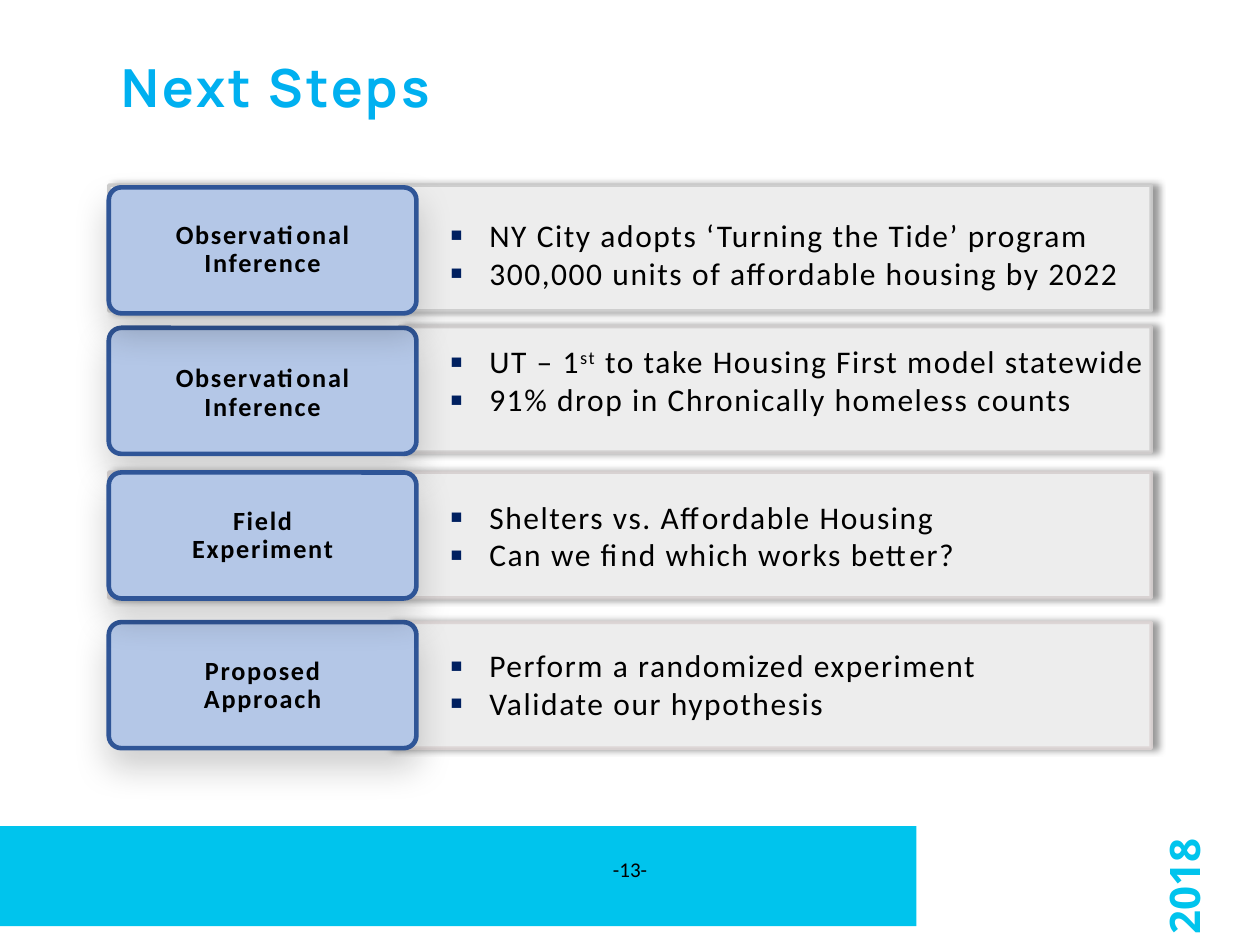
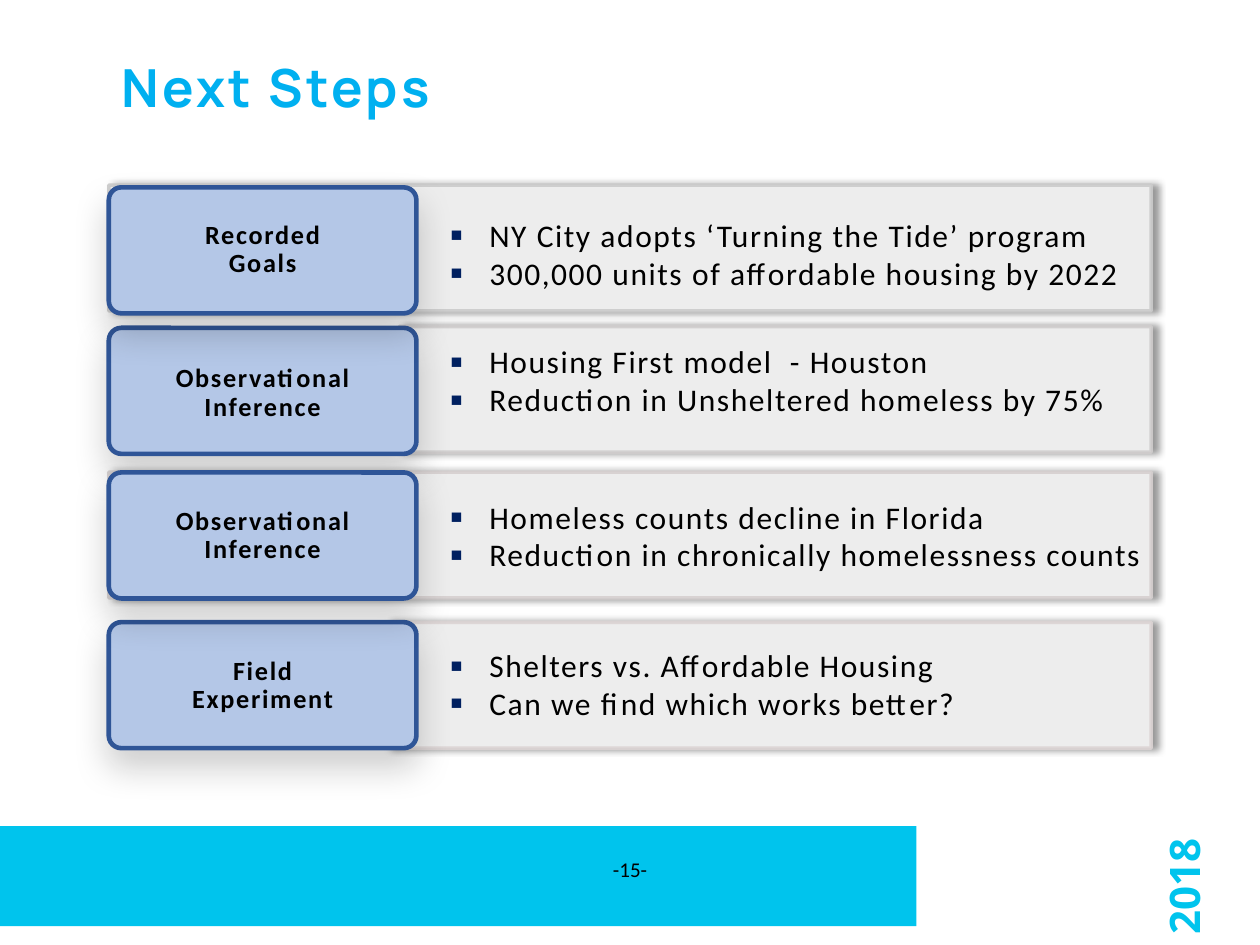
Before and after one commit to susub31/Homelessness-Analysis, a slide deck: slide 15 of EARL-Houston-2018/Presentation/EARL_2018_Powerpoint_Final.pptx (slide 13 before the commit). Drawn at 1260x945 pixels with LibreOffice and Linux fonts; fonts in the diff are those of the drawing; background and template pictures are left out. Boxes give left, top, right and bottom in pixels: in the first picture for what was removed or moved away, otherwise in the second. Text is boxed around its words. In the diff, an @@ line names an element or a change of style, - is before the commit and + after.

```diff
--- a/EARL-Houston-2018/Presentation/EARL_2018_Powerpoint_Final.pptx
+++ b/EARL-Houston-2018/Presentation/EARL_2018_Powerpoint_Final.pptx
@@ text at [205,225,320,272]: text changed @@
-Observational
-Inference
+Recorded
+Goals
@@ text at [489,351,1103,416]: text changed @@
-▪ UT – 1st to take Housing First model statewide
-▪ 91% drop in Chronically homeless counts
+▪ Housing First model - Houston
+▪ Reduction in Unsheltered homeless by 75%
@@ text at [489,507,1139,571]: text changed @@
-▪ Shelters vs. Affordable Housing
-▪ Can we find which works better?
+▪ Homeless counts decline in Florida
+▪ Reduction in chronically homelessness counts
@@ text at [204,539,320,558]: text changed @@
-Field
-Experiment
+Observational
+Inference
@@ text at [489,655,933,716]: text changed @@
-▪ Perform a randomized experiment
-▪ Validate our hypothesis
+▪ Shelters vs. Affordable Housing
+▪ Can we find which works better?
@@ text at [192,661,333,712]: text changed @@
-Proposed
-Approach
+Field
+Experiment
@@ page number at [613,863,647,877]: text changed @@
--13-
+-15-
```
Also in this commit, not shown: 2 other slides changed, 3 slides added, 1 slide removed, 1 other file.
